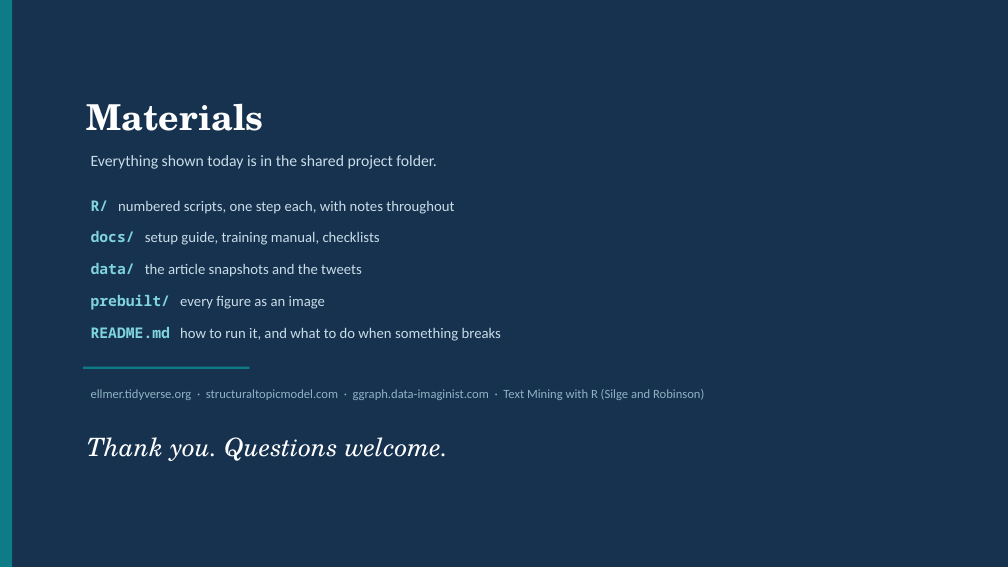
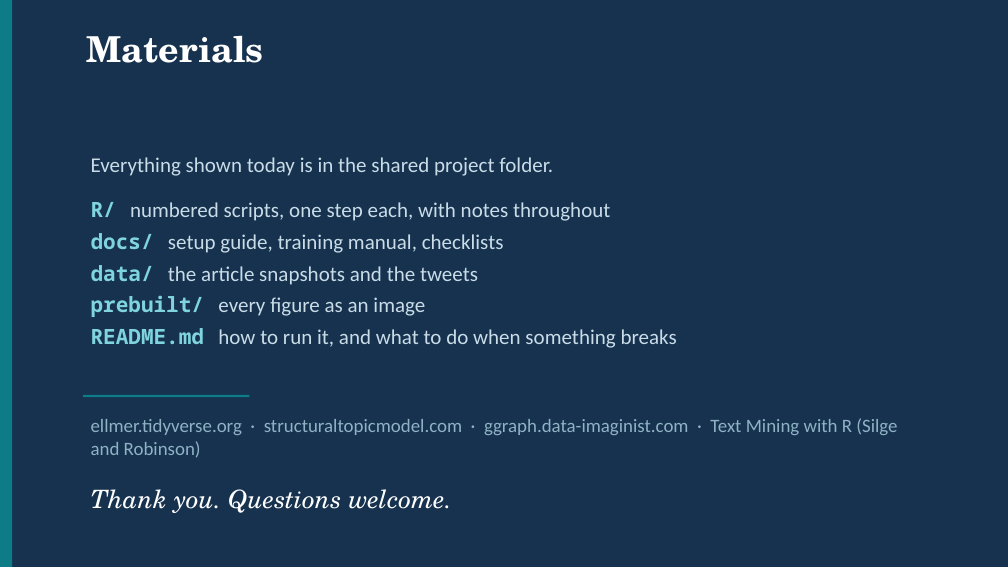
Before and after one commit to smalljosephd/SICSS-Nigeria-2026_LLM_Viz_R, a slide deck: slide 24 of slides/SICSS_LLM_Visualization_Session.pptx. Drawn at 1008x567 pixels with LibreOffice and Linux fonts; fonts in the diff are those of the drawing. Boxes give left, top, right and bottom in pixels: in the first picture for what was removed or moved away, otherwise in the second. Text is boxed around its words. In the diff, an @@ line names an element or a change of style, - is before the commit and + after.

```diff
--- a/slides/SICSS_LLM_Visualization_Session.pptx
+++ b/slides/SICSS_LLM_Visualization_Session.pptx
@@ text "Materials" moved from (x1=87, y1=103, x2=264, y2=131) to (x1=87, y1=35, x2=264, y2=63) @@
@@ text "Everything shown today is in ..." at (x1=91, y1=157, x2=553, y2=176): size 15 to 20 pt @@
@@ size 14 to 20 pt in 5 elements at (x1=91, y1=233, x2=504, y2=253), (x1=91, y1=265, x2=478, y2=285), (x1=91, y1=202, x2=610, y2=221), (x1=91, y1=295, x2=425, y2=317), (x1=91, y1=328, x2=677, y2=348) @@
@@ text "ellmer.tidyverse.org · structuraltopicmodel.com · ggraph.dat ..." moved from (x1=91, y1=389, x2=704, y2=400) to (x1=91, y1=418, x2=897, y2=458) @@
@@ text "ellmer.tidyverse.org · structuraltopicmodel.com · ggraph.dat ..." at (x1=91, y1=418, x2=897, y2=458): size 12 to 18 pt @@
@@ rectangle moved from (x1=83, y1=367, x2=250, y2=369) to (x1=83, y1=395, x2=250, y2=397) @@
@@ text "Thank you. Questions welcome." moved from (x1=87, y1=437, x2=448, y2=461) to (x1=91, y1=489, x2=452, y2=513) @@
```
Also in this commit, not shown: 23 other slides changed, 3 other files.
